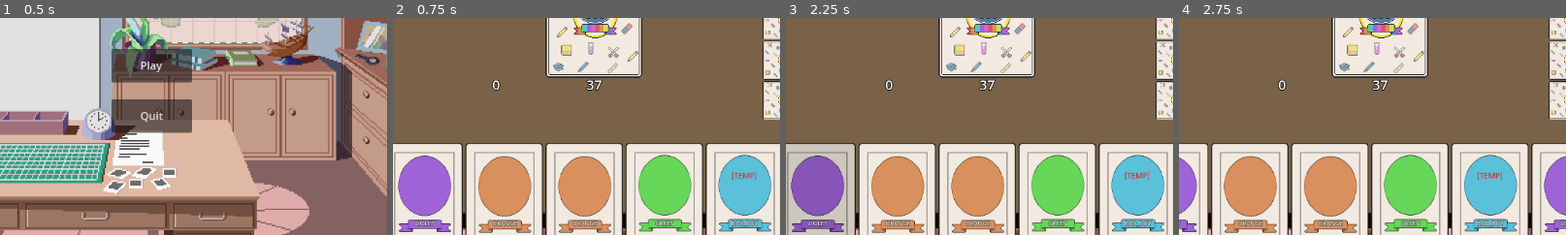
Above: before the commit, frames 1-4 (left to right).
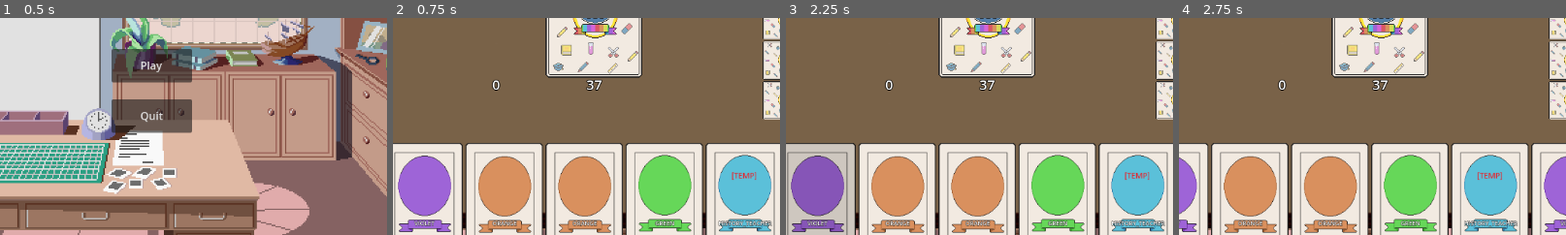
Above: after the commit, the same moments.

Repository: ludughetti/RainbowHigh
Game: Godot game, scene res://scenes/game/main_menu.tscn
The game is run twice, just before and just after one commit, with the same random seed, the same clock (stepped at 60 frames per second) and the same inputs.
Inputs:
- Up to frame 1 (0.5 s): no input
- Up to frame 2 (0.75 s): click "Play" at 0.5 s
- Up to frame 3 (2.25 s): click "BLUE" at 1.25 s; click "VIOLET" at 2 s
- Up to frame 4 (2.75 s): no input
The pictures show only the part of the screen within x 30-80%, y 39-89%; the shares and areas given below are measured in that part.

Frame 1 is identical in both runs. In frame 2, 0.3% of the frame differs, in the area x 83-98%, y 93-97%; in frame 3, 0.3%; in frame 4, 0.3%.

Commit message:
Added History teacher

Diff:
--- a/scripts/game/game_manager.gd
+++ b/scripts/game/game_manager.gd
@@ -65,7 +65,7 @@
 		# TEMP ------------------
 		if player.player_name == "Player":
 			var special_card := CardCharacterData.new()
-			special_card.setup_card(CardConstants.CardCharacter.BAD_BOY)
+			special_card.setup_card(CardConstants.CardCharacter.HISTORY_TEACHER)
 			player.add_card_to_hand(special_card)
 
 		player.update_ui()
@@ -200,6 +200,9 @@
 			await apply_effect_art_teacher(player)
 		CardConstants.CardCharacter.BAD_BOY:
 			await apply_effect_bad_boy(player)
+		CardConstants.CardCharacter.HISTORY_TEACHER:
+			await apply_effect_history_teacher(player)
+
 
 func apply_effect_math_teacher(player: BasePlayer):
 	print("Math Teacher: Drawing 2 extra cards")
@@ -485,6 +488,50 @@
 		p.update_ui()
 		await enforce_hand_limit(p)
 
+func apply_effect_history_teacher(_player: BasePlayer):
+	print("History Teacher: All players discard 2 cards")
+
+	for p in players:
+		if p.hand.is_empty():
+			print("%s has no cards." % p.player_name)
+			continue
+
+		var num_to_discard: int = min(2, p.hand.size())
+
+		if p is AIPlayer:
+			for i in range(num_to_discard):
+				var card = (p as AIPlayer).pick_discard_card()
+				p.discard_from_hand(card)
+				deck.discard_card(card)
+
+				print("%s discarded %s" % [p.player_name, card.card_name])
+
+				if card.card_type == CardConstants.CardType.CHARACTER:
+					await on_character_card_effect(
+						(card as CardCharacterData).character_type,
+						p
+					)
+		else:
+			print("%s must discard %d card(s)" % [p.player_name, num_to_discard])
+			for i in range(num_to_discard):
+				if p.hand.is_empty():
+					break
+				var selected: CardData = await p.action_requested
+				if selected != null:
+					p.discard_from_hand(selected)
+					deck.discard_card(selected)
+
+					print("%s discarded %s" % [p.player_name, selected.card_name])
+
+					if selected.card_type == CardConstants.CardType.CHARACTER:
+						await on_character_card_effect(
+							(selected as CardCharacterData).character_type,
+							p
+						)
+
+		p.update_ui()
+		await enforce_hand_limit(p)
+
 func discard_random_card_from_player(player: BasePlayer) -> CardData:
 	var random_index = randi() % player.hand.size()
 	return player.hand[random_index]
--- a/scripts/utils/card_assets_utils.gd
+++ b/scripts/utils/card_assets_utils.gd
@@ -41,7 +41,7 @@
 	CardConstants.CardCharacter.CLASS_PRESIDENT: preload("res://assets/cards/character/class_president/CLASS_PRESIDENT_Idle.png"),
 	CardConstants.CardCharacter.ART_TEACHER: preload("res://assets/cards/character/art_teacher/ART_TEACHER_Idle.png"),
 	CardConstants.CardCharacter.BAD_BOY: preload("res://assets/cards/character/bad_boy/BAD_BOY_Idle.png"),
-	#CardConstants.CardCharacter.HISTORY_TEACHER: preload("res://assets/cards/character/HistoryTeacher_Idle.png")
+	CardConstants.CardCharacter.HISTORY_TEACHER: preload("res://assets/cards/character/history_teacher/HISTORY_TEACHER_Idle.png")
 }
 
 const CHARACTER_CARD_TEXTURES_HOVER := {
@@ -53,7 +53,7 @@
 	CardConstants.CardCharacter.CLASS_PRESIDENT: preload("res://assets/cards/character/class_president/CLASS_PRESIDENT_Hover.png"),
 	CardConstants.CardCharacter.ART_TEACHER: preload("res://assets/cards/character/art_teacher/ART_TEACHER_Hover.png"),
 	CardConstants.CardCharacter.BAD_BOY: preload("res://assets/cards/character/bad_boy/BAD_BOY_Hover.png"),
-	#CardConstants.CardCharacter.HISTORY_TEACHER: preload("res://assets/cards/character/HistoryTeacher_Idle.png")
+	CardConstants.CardCharacter.HISTORY_TEACHER: preload("res://assets/cards/character/history_teacher/HISTORY_TEACHER_Hover.png")
 }
 
 const CHARACTER_CARD_TEXTURES_PRESSED := {
@@ -65,7 +65,7 @@
 	CardConstants.CardCharacter.CLASS_PRESIDENT: preload("res://assets/cards/character/class_president/CLASS_PRESIDENT_Pressed.png"),
 	CardConstants.CardCharacter.ART_TEACHER: preload("res://assets/cards/character/art_teacher/ART_TEACHER_Pressed.png"),
 	CardConstants.CardCharacter.BAD_BOY: preload("res://assets/cards/character/bad_boy/BAD_BOY_Pressed.png"),
-	#CardConstants.CardCharacter.HISTORY_TEACHER: preload("res://assets/cards/character/HistoryTeacher_Idle.png")
+	CardConstants.CardCharacter.HISTORY_TEACHER: preload("res://assets/cards/character/history_teacher/HISTORY_TEACHER_Pressed.png")
 }
 
 const JOKER_CARD_TEXTURE_IDLE = preload("res://assets/cards/core/Joker/JOKER_Idle.png")
Binary file added: assets/cards/character/history_teacher/HISTORY_TEACHER_Hover.png
Not shown, added: assets/cards/character/history_teacher/HISTORY_TEACHER_Hover.png.import
Binary file added: assets/cards/character/history_teacher/HISTORY_TEACHER_Idle.png
Not shown, added: assets/cards/character/history_teacher/HISTORY_TEACHER_Idle.png.import
Binary file added: assets/cards/character/history_teacher/HISTORY_TEACHER_Pressed.png
Not shown, added: assets/cards/character/history_teacher/HISTORY_TEACHER_Pressed.png.import
